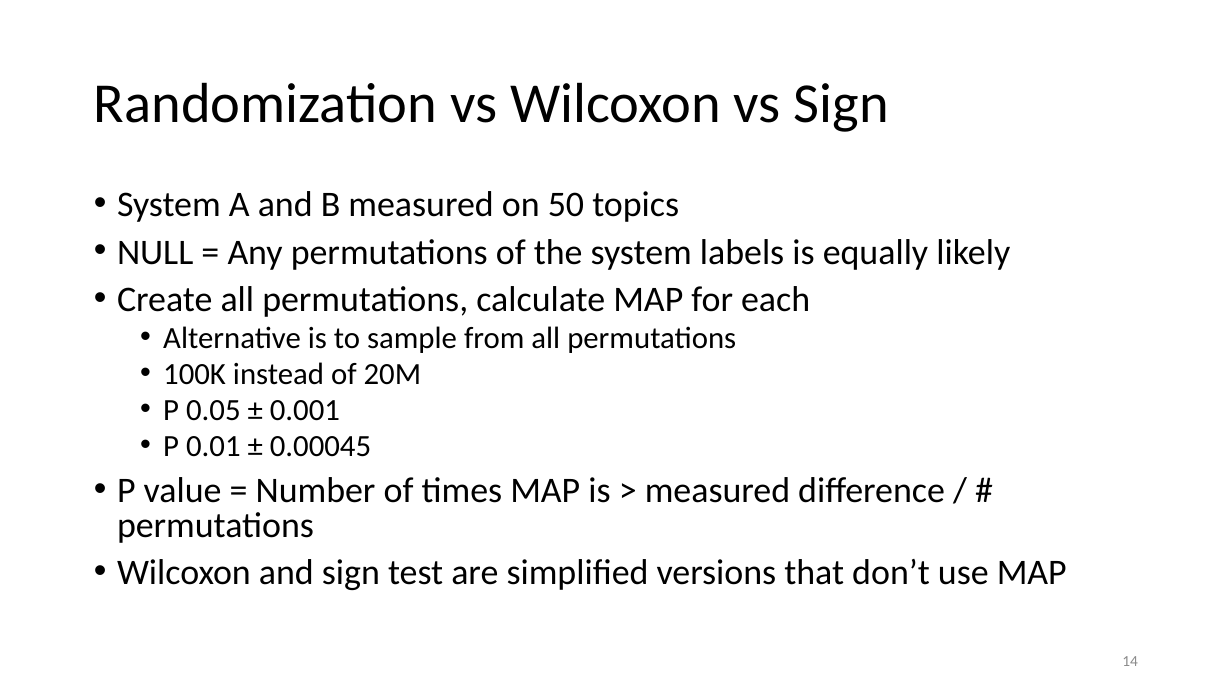
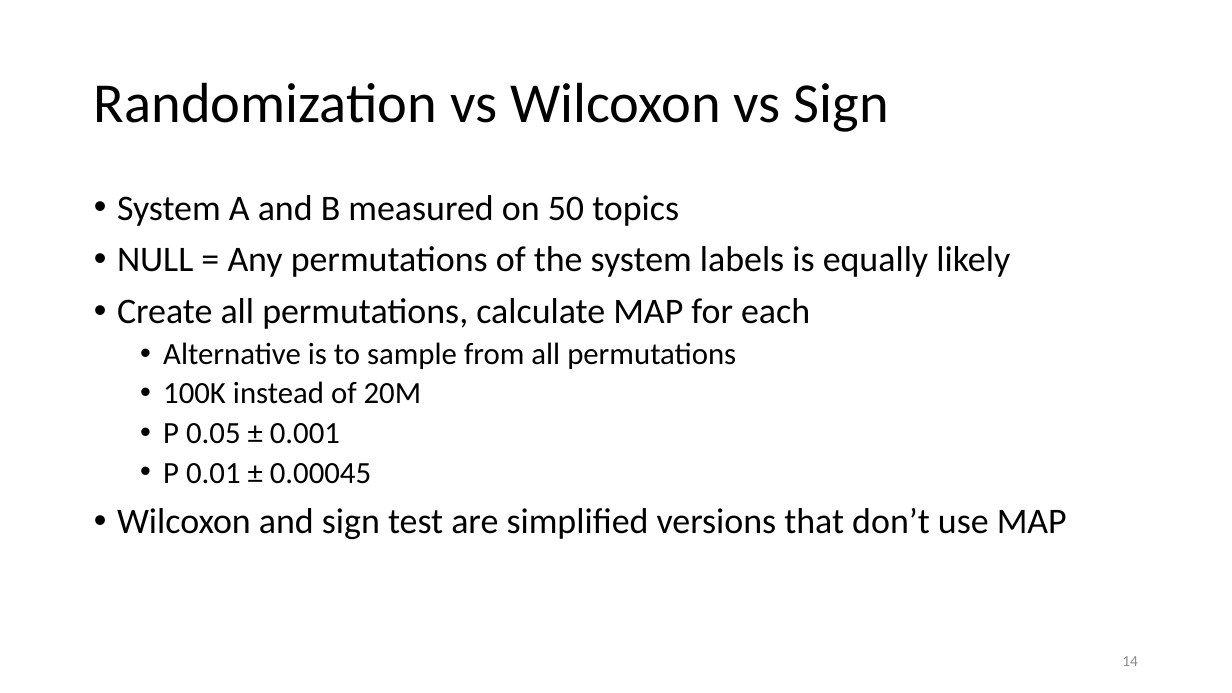
Before and after one commit to Miranda-C-Smith/cs834-f17, a slide deck: slide 14 of assignments/Presentation4/SignificanceTestSlides.pptx. Drawn at 1232x693 pixels with LibreOffice and Linux fonts; fonts in the diff are those of the drawing. Boxes give left, top, right and bottom in pixels: in the first picture for what was removed or moved away, otherwise in the second. Text is boxed around its words. In the diff, an @@ line names an element or a change of style, - is before the commit and + after.

```diff
--- a/assignments/Presentation4/SignificanceTestSlides.pptx
+++ b/assignments/Presentation4/SignificanceTestSlides.pptx
@@ text "System A and B measured ..." at [117, 195, 1067, 539]: line spacing 0.8 to 0.9 @@
@@ text at [117, 477, 945, 543]: paragraph removed @@
-• P value = Number of times MAP is > measured difference / # permutations
```
Also in this commit, not shown: 9 other slides changed.
